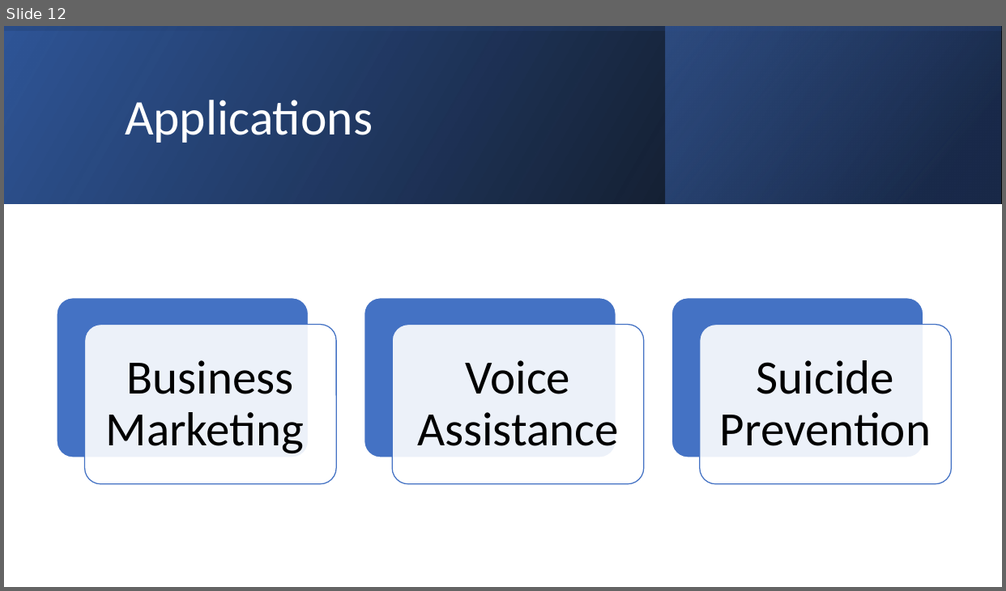
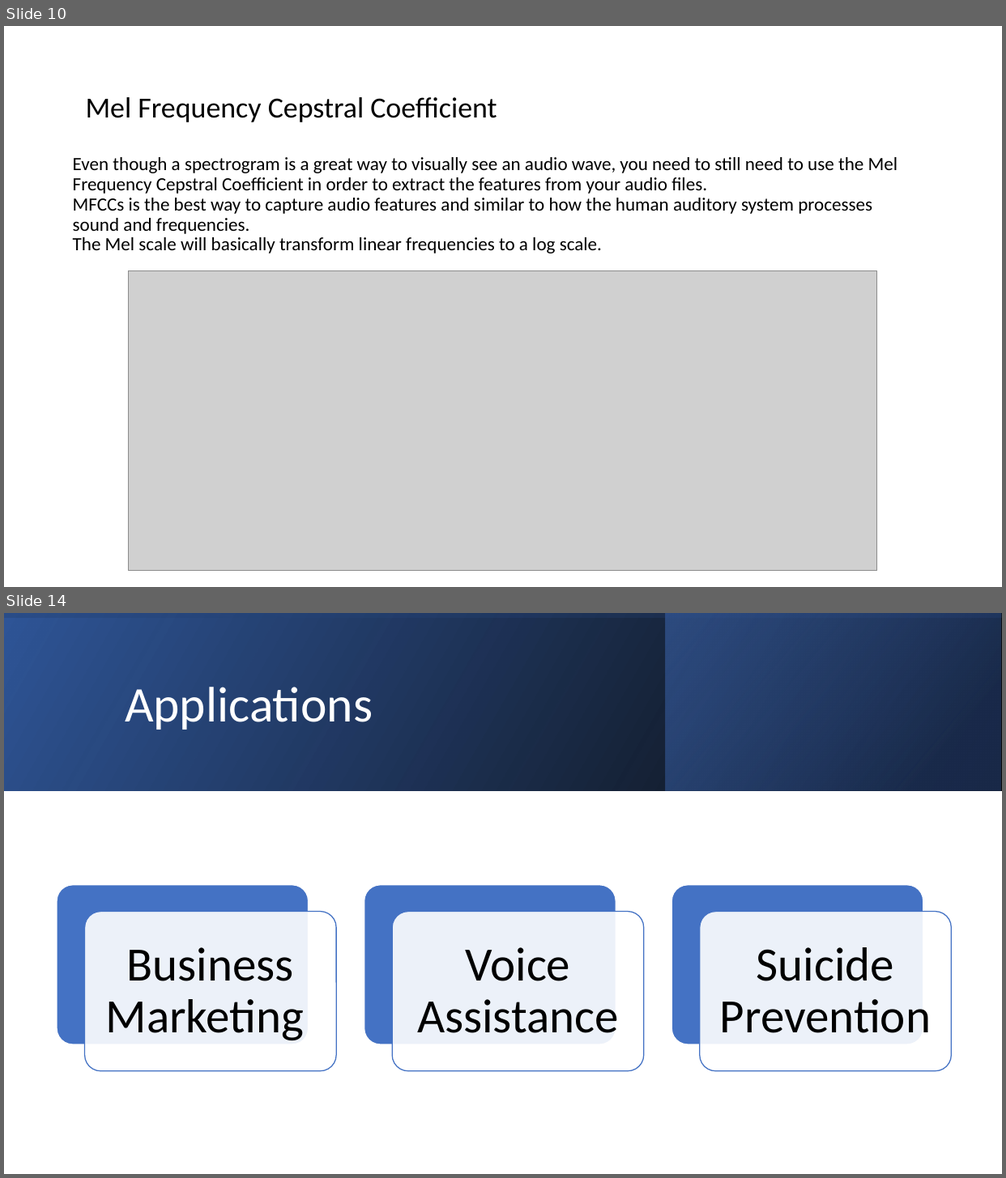
Before and after one commit to AprilHolmes7825/credit_card_fraud_project, a slide deck: Project4.pptx. Shown one above the other, each under a label of ours: slide 12 before the commit, slides 10 and 14 after it; the slides between them are not shown. The pictures are 1006x591 and 1006x1178 pixels, drawn with LibreOffice and Linux fonts; fonts in the diff are those of the drawing; grey boxes stand for pictures. Boxes give left, top, right and bottom in pixels: in the first picture for what was removed or moved away, otherwise in the second. Text is boxed around its words. In the diff, an @@ line names an element or a change of style, - is before the commit and + after.

```diff
--- a/Project4.pptx
+++ b/Project4.pptx
@@ slide 10 added at (x1=4, y1=26, x2=1002, y2=587), background #FFFFFF @@
@@ text added at (x1=86, y1=97, x2=496, y2=122), 28 pt, text #000000 @@
+Mel Frequency Cepstral Coefficient
@@ title added at (x1=73, y1=157, x2=897, y2=254), 18 pt, text #000000 @@
+Even though a spectrogram is a great way to visually see an audio wave, you need to still need to use the Mel Frequency Cepstral Coefficient in order to extract the features from your audio files.
+MFCCs is the best way to capture audio features and similar to how the human auditory system processes sound and frequencies.
+The Mel scale will basically transform linear frequencies to a log scale.
@@ picture added at (x1=129, y1=271, x2=878, y2=571) @@
@@ what was slide 12 is now slide 14 @@
```
Also in this commit, not shown: 6 other slides added, 5 slides removed.
